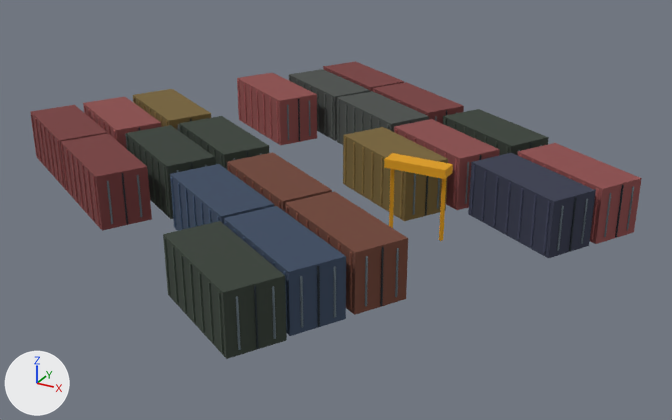
The glTF model data/models/board/scenery/saxarba/SMV_Seaport/SeaportSystem-01-Container-01-20Footer-3-03.glb as it was, and as the next commit left it.
Both versions are drawn from a 50 mm camera at (53.2, -89.6, 43.4) aimed at (3.9, 0.1, -1.4). Lighting does not change. The marker at lower left points along +X, +Y and +Z. The older version comes first. Where no turn or scale is listed for an object, it has been applied to the vertices. Vertices at exactly the same position are counted once.

In view in the first picture: 'SeaportSystem-01-Container-01-20Footer-3-03'.
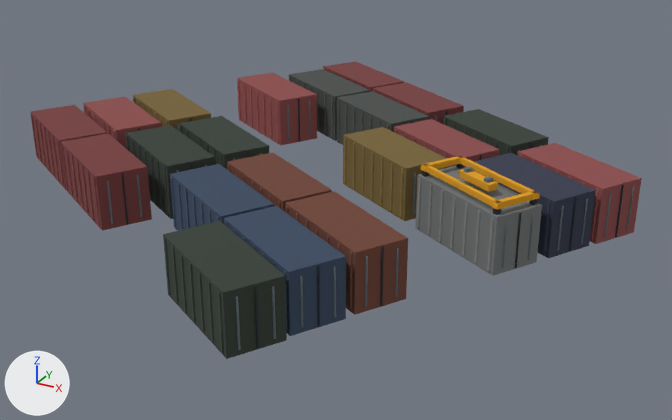
Commit message: seaport system

What differs and where, as boxes (x1, y1, x2, y2) in the pictures (672 x 420 px; the box of a moved part takes in the faces that stretch with it):
part 1 of me_seaportsystem_01_container_01_20footer_3_03, moved or reshaped
    before: (384, 153, 453, 179)
    after: (417, 178, 421, 228)
part 2 of me_seaportsystem_01_container_01_20footer_3_03, added
    after: (428, 184, 432, 234)
part 3 of me_seaportsystem_01_container_01_20footer_3_03, added
    after: (439, 190, 444, 241)
part 4 of me_seaportsystem_01_container_01_20footer_3_03, added
    after: (450, 196, 456, 248)
part 5 of me_seaportsystem_01_container_01_20footer_3_03, added
    after: (462, 203, 468, 255)
part 6 of me_seaportsystem_01_container_01_20footer_3_03, added
    after: (475, 210, 481, 263)
part 7 of me_seaportsystem_01_container_01_20footer_3_03, added
    after: (487, 217, 494, 271)
part 8 of me_seaportsystem_01_container_01_20footer_3_03, moved or reshaped
    before: (439, 179, 446, 241)
    after: (502, 221, 508, 268)
part 9 of me_seaportsystem_01_container_01_20footer_3_03, moved or reshaped
    before: (389, 169, 395, 228)
    after: (528, 214, 534, 260)
part 10 of me_seaportsystem_01_container_01_20footer_3_03, added
    after: (515, 213, 521, 268)
part 11 of me_seaportsystem_01_container_01_20footer_3_03, added
    after: (493, 208, 501, 215)
part 12 of me_seaportsystem_01_container_01_20footer_3_03, added
    after: (492, 203, 503, 210)
part 13 of me_seaportsystem_01_container_01_20footer_3_03, added
    after: (459, 169, 498, 192)
part 14 of me_seaportsystem_01_container_01_20footer_3_03, added
    after: (415, 156, 542, 276)

The change, as a diff of the scene's bpy script:
```diff
--- a/data/models/board/scenery/saxarba/SMV_Seaport/SeaportSystem-01-Container-01-20Footer-3-03.glb.py
+++ b/data/models/board/scenery/saxarba/SMV_Seaport/SeaportSystem-01-Container-01-20Footer-3-03.glb.py
@@ mat_container_grabbers @@
+mat_container_grabbers = bpy.data.materials.new('container-grabbers')
+mat_container_grabbers.use_nodes = True; mat_container_grabbers.node_tree.nodes.clear()
+_N = mat_container_grabbers.node_tree.nodes; _L = mat_container_grabbers.node_tree.links
+n0 = _N.new('ShaderNodeBsdfPrincipled'); n0.name = 'Principled BSDF'
+n0.inputs[2].default_value = 1.0  # 'Roughness'
+n1 = _N.new('ShaderNodeOutputMaterial'); n1.name = 'Material Output'
+n2 = _N.new('ShaderNodeVertexColor'); n2.name = 'Color Attribute'
+_L.new(n0.outputs[0], n1.inputs[0])  # 'BSDF' to 'Surface'
+_L.new(n2.outputs[0], n0.inputs[0])  # 'Color' to 'Base Color'
@@ me_seaportsystem_01_container_01_20footer_3_03 @@
-me_seaportsystem_01_container_01_20footer_3_03.from_pydata(...)  # 3048 vertices, 4572 faces; spans x -37.7..37.1, y -34.9..36.2, z 0.0..8.5
+me_seaportsystem_01_container_01_20footer_3_03.from_pydata(...)  # 3288 vertices, 4932 faces; spans x -37.7..37.1, y -34.9..36.2, z 0.0..8.2
+# me_seaportsystem_01_container_01_20footer_3_03 part 1: the loose piece of 8 vertices spanning x 12.8..19.8, y -5.4..-3.4, z 7.5..8.5 is scaled about its middle by (0.0309, 0.0866, 5.8), then moved by (-0.2, 1.0, -4.7)
+# me_seaportsystem_01_container_01_20footer_3_03 part 2: the loose piece of 8 vertices spanning x 13.1..13.4, y -1.8..-1.5, z 0.4..6.2 is copied, and the copy is moved by (4.6, -2.7, 0.0); it spans x 17.7..18.0, y -4.5..-4.2, z 0.4..6.2
+# me_seaportsystem_01_container_01_20footer_3_03 part 3: the loose piece of 8 vertices spanning x 19.7..20.0, y 2.9..3.2, z 0.4..6.2 is copied, and the copy is moved by (-0.2, -8.5, 0.0); it spans x 19.5..19.8, y -5.5..-5.2, z 0.4..6.2
+# me_seaportsystem_01_container_01_20footer_3_03 part 4: the loose piece of 8 vertices spanning x 21.4..21.7, y 1.9..2.2, z 0.4..6.2 is copied, and the copy is moved by (-0.2, -8.5, 0.0); it spans x 21.2..21.5, y -6.5..-6.2, z 0.4..6.2
+# me_seaportsystem_01_container_01_20footer_3_03 part 5: the loose piece of 8 vertices spanning x 23.2..23.5, y 0.9..1.2, z 0.4..6.2 is copied, and the copy is moved by (-0.2, -8.5, 0.0); it spans x 22.9..23.2, y -7.5..-7.2, z 0.4..6.2
+# me_seaportsystem_01_container_01_20footer_3_03 part 6: the loose piece of 8 vertices spanning x 24.9..25.2, y -0.1..0.2, z 0.4..6.2 is copied, and the copy is moved by (-0.2, -8.5, 0.0); it spans x 24.7..25.0, y -8.5..-8.2, z 0.4..6.2
+# me_seaportsystem_01_container_01_20footer_3_03 part 7: the loose piece of 8 vertices spanning x 26.6..26.9, y -1.1..-0.8, z 0.4..6.2 is copied, and the copy is moved by (-0.2, -8.5, 0.0); it spans x 26.4..26.7, y -9.5..-9.2, z 0.4..6.2
+# me_seaportsystem_01_container_01_20footer_3_03 part 8: the loose piece of 8 vertices spanning x 19.0..19.6, y -4.7..-4.1, z 0.0..8.0 is scaled about its middle by (0.346, 0.346, 0.637), then moved by (8.4, -4.2, -0.9)
+# me_seaportsystem_01_container_01_20footer_3_03 part 9: the loose piece of 8 vertices spanning x 13.0..13.6, y -4.7..-4.1, z 0.0..8.0 is scaled about its middle by (0.346, 0.346, 0.637), then moved by (16.1, -1.3, -0.9)
+# me_seaportsystem_01_container_01_20footer_3_03 part 10: the loose piece of 8 vertices spanning x 32.2..32.4, y -0.8..-0.6, z 0.2..6.2 is copied, and the copy is moved by (-3.7, -6.5, 0.0); it spans x 28.5..28.7, y -7.3..-7.1, z 0.2..6.2
+# me_seaportsystem_01_container_01_20footer_3_03 part 11: the loose piece of 8 vertices spanning x 26.6..26.9, y -1.1..-0.8, z 0.4..6.2 is copied, and the copy is scaled about its middle by (2.3, 2.56, 0.121), then moved by (0.0, -7.9, 3.5), in mat_container_grabbers; it spans x 26.4..27.1, y -9.2..-8.4, z 6.4..7.1
+# me_seaportsystem_01_container_01_20footer_3_03 part 12: the loose piece of 8 vertices spanning x 26.6..26.9, y -1.1..-0.8, z 0.4..6.2 is copied, and the copy is scaled about its middle by (3.34, 3.73, 0.069), then moved by (0.0, -7.9, 3.9), in mat_container_grabbers; it spans x 26.2..27.3, y -9.4..-8.3, z 7.0..7.4
+# me_seaportsystem_01_container_01_20footer_3_03 part 13: the loose piece of 8 vertices spanning x 12.8..19.8, y -5.4..-3.4, z 7.5..8.5 is copied, and the copy is turned -30 degrees about the z axis through its middle and scaled by 0.681, then moved by (6.5, 0.6, -0.5), in mat_container_grabbers; it spans x 20.4..25.2, y -5.5..-2.1, z 7.1..7.9
+# me_seaportsystem_01_container_01_20footer_3_03 part 14: 56 vertices added at x 15.7..30.0, y -9.6..2.0, z 0.0..8.2
+# other edits to the shape of me_seaportsystem_01_container_01_20footer_3_03 do not show in these pictures
 me_seaportsystem_01_container_01_20footer_3_03.materials.append(mat_scenery)
+me_seaportsystem_01_container_01_20footer_3_03.materials.append(mat_container_grabbers)
```
